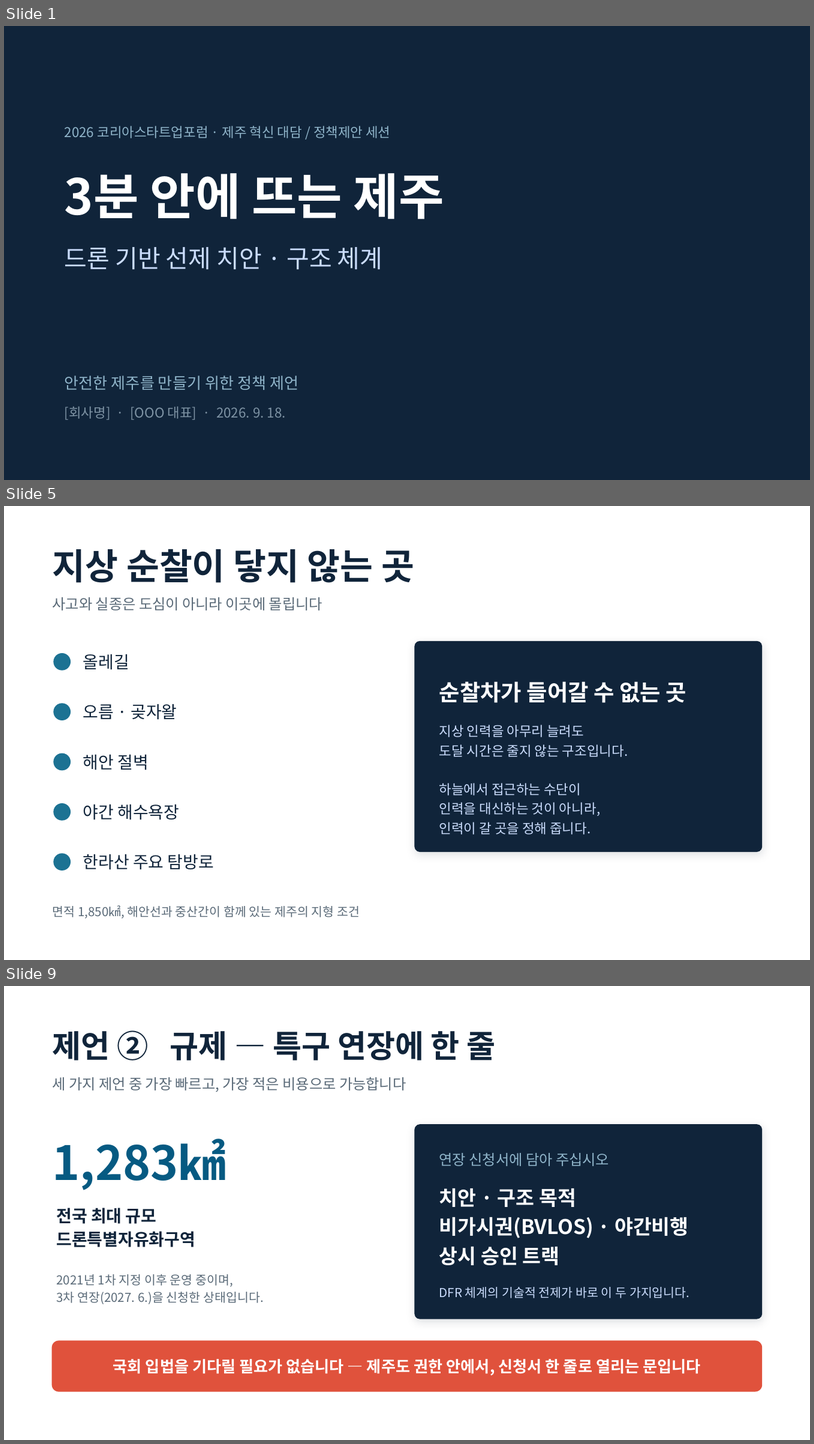
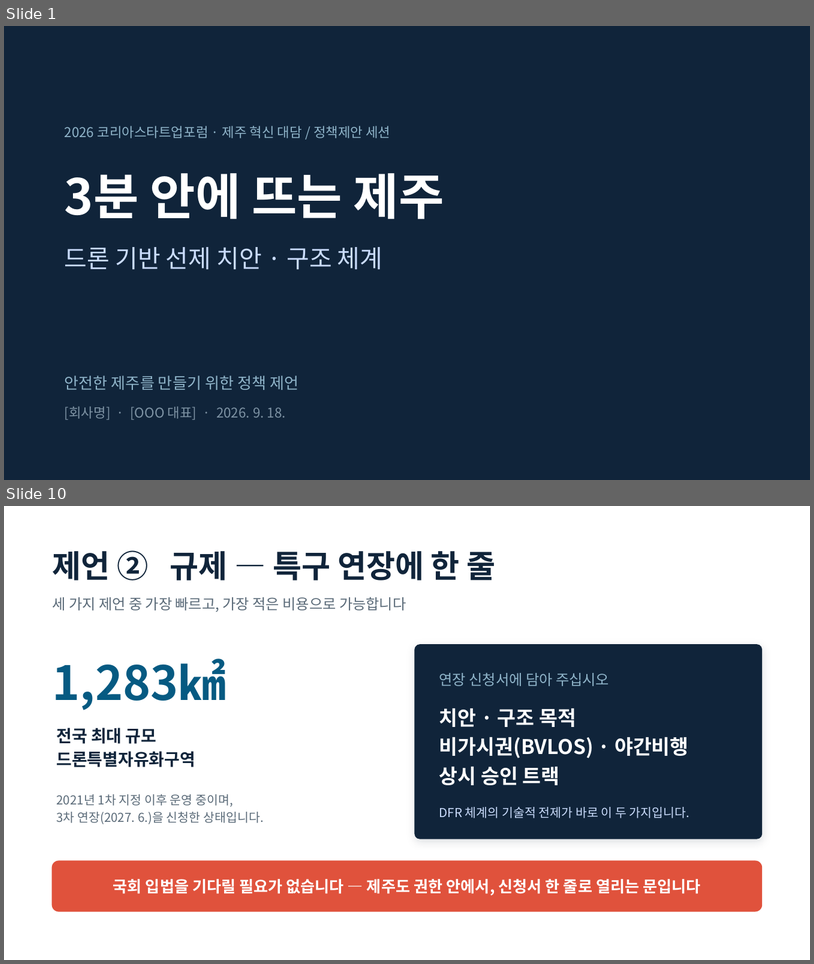
Before and after one commit to one497/Hank, a slide deck: docs/jeju-safety/제주드론치안_발제초안.pptx. Shown one above the other, each under a label of ours: slides 1, 5 and 9 before the commit, slides 1 and 10 after it; the slides between them are not shown. The pictures are 814x1444 and 814x964 pixels, drawn with LibreOffice and Linux fonts; fonts in the diff are those of the drawing. Boxes give left, top, right and bottom in pixels: in the first picture for what was removed or moved away, otherwise in the second. Text is boxed around its words. In the diff, an @@ line names an element or a change of style, - is before the commit and + after.

```diff
--- a/docs/jeju-safety/제주드론치안_발제초안.pptx
+++ b/docs/jeju-safety/제주드론치안_발제초안.pptx
@@ slide 5 removed at (4, 506, 810, 960), background #FFFFFF @@
@@ text removed at (53, 549, 414, 583) @@
-지상 순찰이 닿지 않는 곳
@@ text removed at (53, 597, 323, 610) @@
-사고와 실종은 도심이 아니라 이곳에 몰립니다
@@ rounded rectangle removed at (415, 642, 762, 851) @@
@@ ellipse removed at (54, 654, 70, 670) @@
@@ text removed at (83, 654, 129, 670) @@
-올레길
@@ text removed at (440, 681, 687, 703) @@
-순찰차가 들어갈 수 없는 곳
@@ ellipse removed at (54, 703, 70, 720) @@
@@ text removed at (83, 704, 177, 720) @@
-오름 · 곶자왈
@@ text removed at (440, 724, 629, 834) @@
-지상 인력을 아무리 늘려도
-도달 시간은 줄지 않는 구조입니다.
-하늘에서 접근하는 수단이
-인력을 대신하는 것이 아니라,
-인력이 갈 곳을 정해 줍니다.
@@ ellipse removed at (54, 754, 70, 769) @@
@@ text removed at (83, 754, 149, 770) @@
-해안 절벽
@@ ellipse removed at (54, 804, 70, 820) @@
@@ text removed at (83, 804, 179, 820) @@
-야간 해수욕장
@@ ellipse removed at (54, 853, 70, 870) @@
@@ text removed at (83, 854, 214, 870) @@
-한라산 주요 탐방로
@@ text removed at (53, 905, 360, 918) @@
-면적 1,850㎢, 해안선과 중산간이 함께 있는 제주의 지형 조건
@@ what was slide 9 is now slide 10 @@
```
Also in this commit, not shown: 7 slides changed, 4 slides added, 2 other slides removed, 9 other files.
